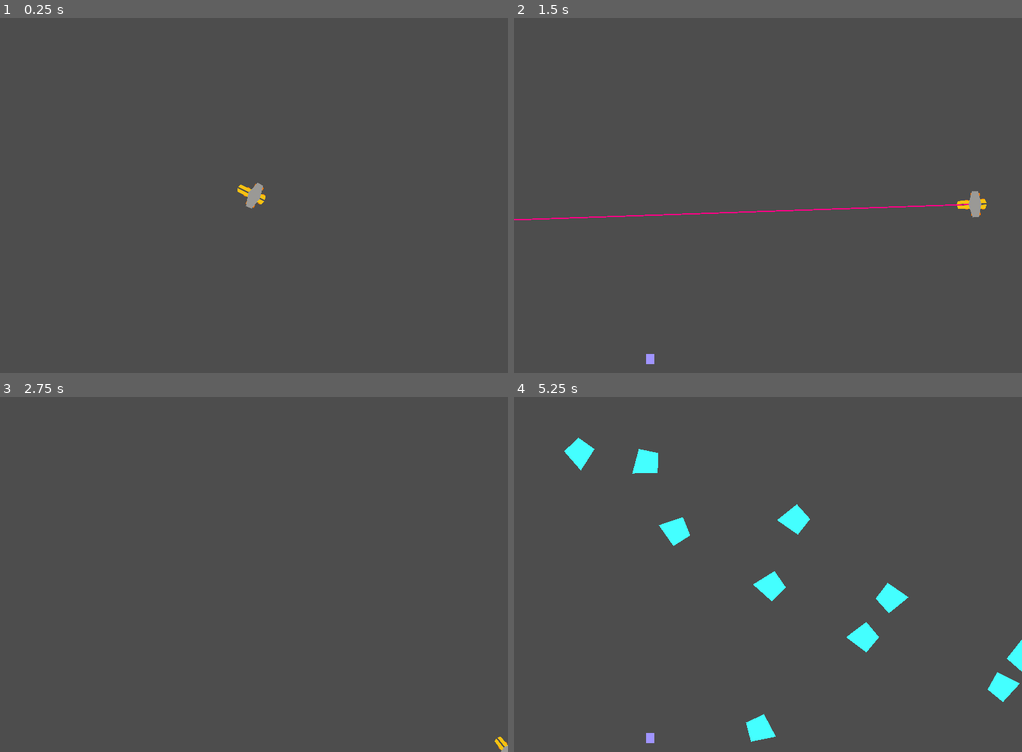
Above: before the commit, frames 1-4 (two rows, left to right).
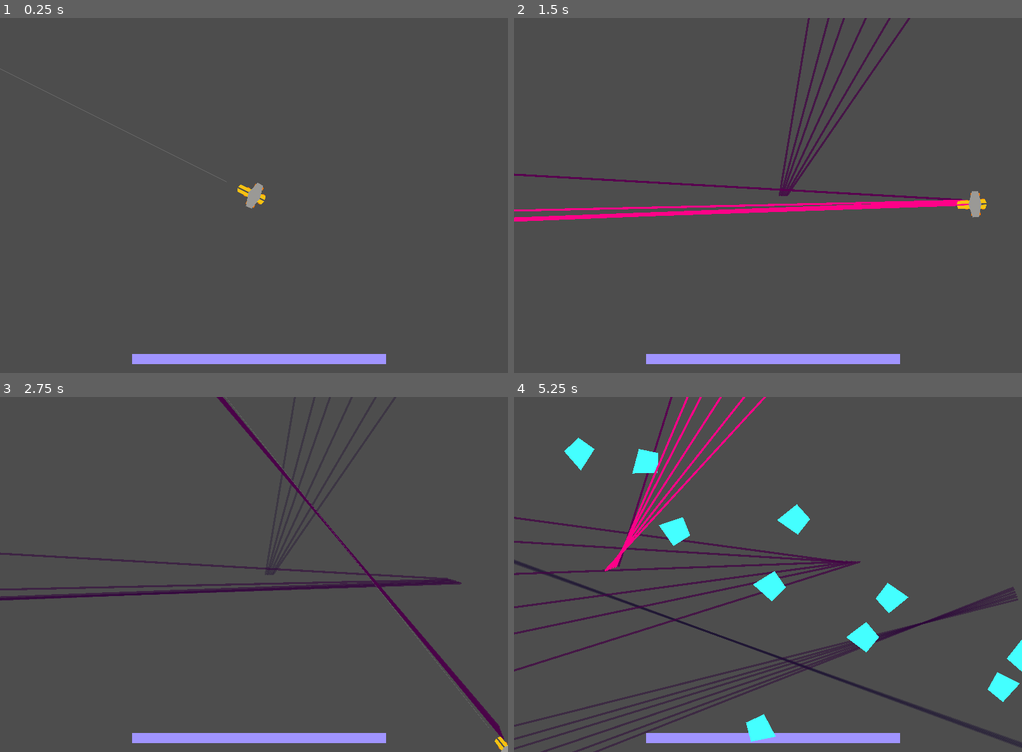
Above: after the commit, the same moments.

Repository: starshinePerigee/gun-with-engine
Game: Godot game, scene res://main.tscn
Same seed, same stepped clock (60 frames per second), same inputs: the game is played once before the commit and once after it.
Inputs (mouse positions are in pixels of both pictures, inside the frame that each line leads up to):
- Up to frame 1 (0.25 s): no input
- Up to frame 2 (1.5 s): tap Enter at 0.5 s; move the mouse to (879, 177) at 0.52 s; hold Right (ui_right) 0.53-1.28 s; click (879, 177) at 0.67 s; move the mouse to (666, 213) at 1.27 s; hold Down (ui_down) from 1.28 s (still down); click (666, 213) at 1.42 s
- Up to frame 3 (2.75 s): move the mouse to (304, 496) at 2.02 s; release Down (ui_down) at 2.03 s; hold Right (ui_right) from 2.03 s (still down); click (304, 496) at 2.17 s
- Up to frame 4 (5.25 s): tap Space at 2.75 s; move the mouse to (742, 645) at 2.77 s; release Right (ui_right) at 2.78 s; hold Up (ui_up) 2.78-3.53 s; click (742, 645) at 2.92 s; move the mouse to (920, 627) at 3.52 s; hold Left (ui_left) 3.53-5.03 s; click (920, 627) at 3.67 s; move the mouse to (615, 521) at 4.27 s; click (615, 521) at 4.42 s; move the mouse to (793, 574) at 5.02 s; hold Down (ui_down) from 5.03 s (still down); click (793, 574) at 5.17 s

The runs differ from the first frame. In frame 1, 1.5% of the frame differs, in the area x 0-76%, y 14-98%; in frame 2, 4.4%; in frame 3, 4.5%; in frame 4, 8.3%, in the area x 0-100%, y 0-100%.
Error after the commit: Invalid access to property or key 'please_die' on a base object of type 'null instance'. (res://main.gd:36)

Commit message:
Updated laser to use multiple beams. Performance is bad > 100/s, so we'll need to decide if we're using polygon sectors or a non-node based drawing to achieve this effect in the real game.

Diff:
--- a/laser.gd
+++ b/laser.gd
@@ -12,7 +12,7 @@
 
 # Called when the node enters the scene tree for the first time.
 func _ready():
-	pass
+	z_index = 10
 
 
 # Called every frame. 'delta' is the elapsed time since the previous frame.
--- a/laser.tscn
+++ b/laser.tscn
@@ -1,14 +1,8 @@
-[gd_scene load_steps=3 format=3 uid="uid://dd4xm61kv0n82"]
+[gd_scene load_steps=2 format=3 uid="uid://dd4xm61kv0n82"]
 
 [ext_resource type="Script" path="res://laser.gd" id="1_bd3en"]
 
-[sub_resource type="RectangleShape2D" id="RectangleShape2D_vydvj"]
-size = Vector2(2000, 4)
-
-[node name="Laser" type="Area2D"]
-script = ExtResource("1_bd3en")
-
-[node name="ColorRect" type="ColorRect" parent="."]
+[node name="LaserGraphic" type="ColorRect"]
 anchors_preset = 4
 anchor_top = 0.5
 anchor_bottom = 0.5
@@ -17,9 +11,4 @@
 offset_bottom = 2.0
 grow_vertical = 2
 color = Color(1, 0, 0.529412, 1)
-
-[node name="CollisionShape2D" type="CollisionShape2D" parent="."]
-position = Vector2(1000, 0)
-shape = SubResource("RectangleShape2D_vydvj")
-
-[connection signal="body_entered" from="." to="." method="_on_body_entered"]
+script = ExtResource("1_bd3en")
--- /dev/null
+++ b/laser_graphic.gd
@@ -0,0 +1,25 @@
+extends Line2D
+
+@export var start_color = Color8(255, 0, 136)
+@export var cool_color = Color8(90, 0, 80)
+@export var end_color = Color8(0, 14, 36)
+@export var lifespan = 3.0
+@export var cooltime = 0.1
+var time = 0
+
+
+# Called when the node enters the scene tree for the first time.
+func _ready():
+	z_index = 10
+	default_color = start_color
+
+
+# Called every frame. 'delta' is the elapsed time since the previous frame.
+func _process(delta):
+	time += delta
+	if time >= cooltime:
+		z_index = -10
+		default_color = cool_color.lerp(end_color, time / lifespan)
+	if time >= lifespan:
+		visible = false
+		queue_free()
--- /dev/null
+++ b/laser_graphic.tscn
@@ -0,0 +1,14 @@
+[gd_scene load_steps=2 format=3 uid="uid://jq2cqjx57drt"]
+
+[ext_resource type="Script" path="res://laser_graphic.gd" id="1_mbo3o"]
+
+[node name="LaserGraphic" type="Line2D"]
+points = PackedVector2Array(0, 0, 100, 0)
+width = 4.0
+default_color = Color(1, 0, 0.533333, 1)
+begin_cap_mode = 2
+end_cap_mode = 2
+round_precision = 2
+script = ExtResource("1_mbo3o")
+end_color = Color(0, 0.054902, 0.141176, 0)
+cooltime = 0.05
--- a/main.tscn
+++ b/main.tscn
@@ -1,8 +1,7 @@
-[gd_scene load_steps=8 format=3 uid="uid://d3avwhqlpip51"]
+[gd_scene load_steps=7 format=3 uid="uid://d3avwhqlpip51"]
 
 [ext_resource type="PackedScene" uid="uid://04kba1s4rs0m" path="res://player.tscn" id="1_02m18"]
 [ext_resource type="Script" path="res://main.gd" id="1_sqxsp"]
-[ext_resource type="PackedScene" uid="uid://dd4xm61kv0n82" path="res://laser.tscn" id="2_nmrla"]
 [ext_resource type="PackedScene" uid="uid://dreqg134bav4l" path="res://enemybase.tscn" id="3_81kwa"]
 [ext_resource type="Script" path="res://SpawnTimer.gd" id="5_cqd0c"]
 [ext_resource type="PackedScene" uid="uid://c4gnnesq6pjp6" path="res://heat_bar.tscn" id="5_uka6i"]
@@ -18,10 +17,6 @@
 enemy_scene = ExtResource("3_81kwa")
 
 [node name="Player" parent="." instance=ExtResource("1_02m18")]
-
-[node name="Laser" parent="Player" instance=ExtResource("2_nmrla")]
-z_index = -4
-rotation = -1.5708
 
 [node name="SpawnTimer" type="Timer" parent="."]
 wait_time = 0.2
@@ -39,8 +34,5 @@
 wait_time = 3.0
 autostart = true
 
-[connection signal="laser_cool" from="Player/Laser" to="HeatBar" method="cooldown"]
-[connection signal="laser_overheated" from="Player/Laser" to="HeatBar" method="overheat"]
-[connection signal="laser_strength" from="Player/Laser" to="HeatBar" method="set_size"]
 [connection signal="timeout" from="SpawnTimer" to="." method="_on_spawn_timer_timeout"]
 [connection signal="timeout" from="StartTimer" to="SpawnTimer" method="_on_start_timer_timeout"]
--- a/player.tscn
+++ b/player.tscn
@@ -1,7 +1,8 @@
-[gd_scene load_steps=4 format=3 uid="uid://04kba1s4rs0m"]
+[gd_scene load_steps=5 format=3 uid="uid://04kba1s4rs0m"]
 
 [ext_resource type="Script" path="res://player.gd" id="1_saecm"]
 [ext_resource type="Texture2D" uid="uid://bcmqyxoqxvvsw" path="res://svgs/ship.svg" id="1_xjt1e"]
+[ext_resource type="PackedScene" uid="uid://b5ru52y1x1wfu" path="res://player_laser.tscn" id="2_eivaf"]
 
 [sub_resource type="SpriteFrames" id="SpriteFrames_0sret"]
 animations = [{
@@ -19,7 +20,11 @@
 script = ExtResource("1_saecm")
 metadata/_edit_lock_ = true
 
+[node name="PlayerLaser" parent="." instance=ExtResource("2_eivaf")]
+rotation = -1.5708
+
 [node name="AnimatedSprite2D" type="AnimatedSprite2D" parent="."]
+z_index = 20
 position = Vector2(0, -10)
 scale = Vector2(0.25, 0.25)
 sprite_frames = SubResource("SpriteFrames_0sret")
--- /dev/null
+++ b/player_laser.gd
@@ -0,0 +1,82 @@
+extends Node2D
+
+signal take_damage()
+
+@export var fire_rate = 10.0  # shots per second
+var fire_delay
+@export var lasergraphic: PackedScene
+
+var last_position = Vector2()
+var last_rotation = 0.0
+var fire_remainder = 0.0
+
+
+# Called when the node enters the scene tree for the first time.
+func _ready():
+	fire_delay = 1.0 / fire_rate
+
+
+# Called every frame. 'delta' is the elapsed time since the previous frame.
+func _process(delta):
+	if not Input.is_mouse_button_pressed(MOUSE_BUTTON_LEFT):
+		fire_remainder = 0.0
+	else:
+		fire_remainder += delta
+
+		while fire_remainder >= fire_delay:
+			fire_remainder -= fire_delay
+			var graphic = lasergraphic.instantiate()
+			graphic.time = delta - fire_remainder
+			var lerp_weight = fire_remainder / delta  # int math
+			var start_point = last_position.lerp(global_position, lerp_weight)
+			var beam_angle = lerp_angle(last_rotation, global_rotation, lerp_weight)
+			var end_point = Vector2(cos(beam_angle), sin(beam_angle)) * 5000
+			end_point += start_point
+			graphic.points[0] = start_point
+			graphic.points[1] = end_point
+
+			get_tree().get_root().add_child(graphic)
+
+	last_position = global_position
+	last_rotation = global_rotation
+
+#
+#
+#extends Area2D
+#
+#signal please_die(target: String)
+#signal laser_strength(strength: float)
+#signal laser_overheated
+#signal laser_cool
+#
+#@export var max_laser = 2.0
+#var laser_cooling_down = false
+#var laser_heat = 0
+#
+
+## Called when the node enters the scene tree for the first time.
+#func _ready():
+#	pass
+#
+#
+## Called every frame. 'delta' is the elapsed time since the previous frame.
+#func _process(delta):
+#	if Input.is_mouse_button_pressed(MOUSE_BUTTON_LEFT) and not laser_cooling_down:
+#		self.show()
+#		$CollisionShape2D.disabled = false
+#		laser_heat = clamp(laser_heat + delta, 0.0, max_laser)
+#		if laser_heat >= max_laser:
+#			laser_overheated.emit()
+#			laser_cooling_down = true
+#	else:
+#		self.hide()
+#		$CollisionShape2D.disabled = true
+#		laser_heat = clamp(laser_heat - delta, 0.0, max_laser)
+#		if laser_heat <= 0:
+#			laser_cooling_down = false
+#			laser_cool.emit()
+#	laser_strength.emit(laser_heat / max_laser)
+#
+#
+#func _on_body_entered(body):
+#	please_die.emit(body.name)
--- /dev/null
+++ b/player_laser.tscn
@@ -0,0 +1,14 @@
+[gd_scene load_steps=3 format=3 uid="uid://b5ru52y1x1wfu"]
+
+[ext_resource type="Script" path="res://player_laser.gd" id="1_4fve4"]
+[ext_resource type="PackedScene" uid="uid://jq2cqjx57drt" path="res://laser_graphic.tscn" id="2_h7hma"]
+
+[node name="PlayerLaser" type="Node2D"]
+script = ExtResource("1_4fve4")
+fire_rate = 100.0
+lasergraphic = ExtResource("2_h7hma")
+
+[node name="Line2D" type="Line2D" parent="."]
+points = PackedVector2Array(100, 0, 2000, 0)
+width = 1.0
+default_color = Color(0.541176, 0.541176, 0.541176, 0.447059)
